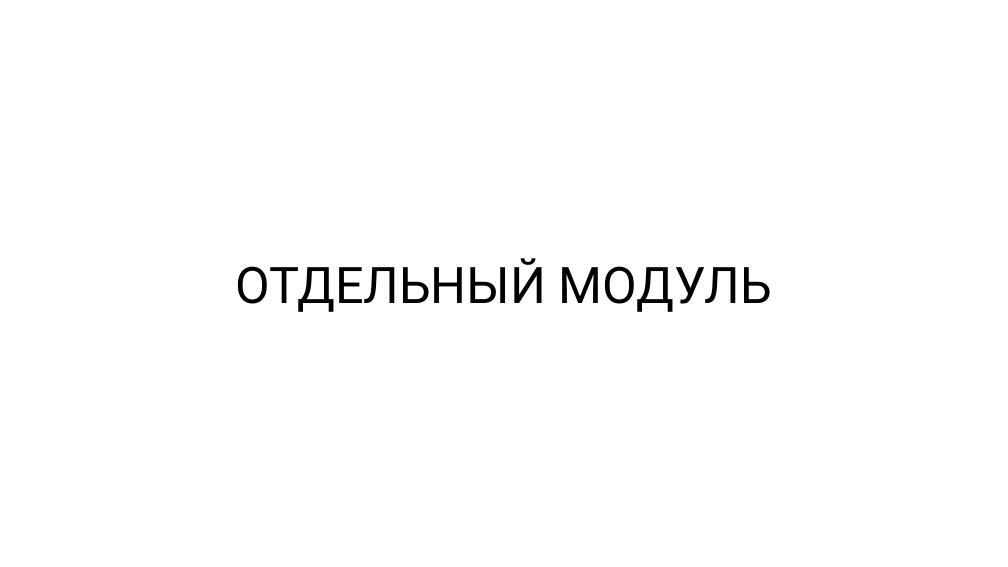
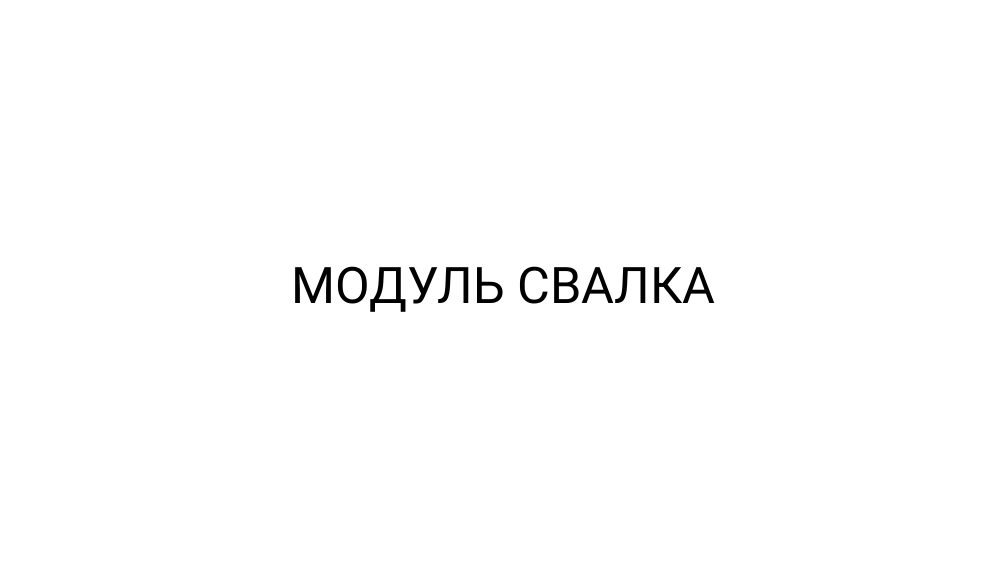
Before and after one commit to rkhaimov/brain-gym, a slide deck: slide 9 of Презентация.pptx (slide 10 before the commit). Drawn at 1008x567 pixels with LibreOffice and Linux fonts; fonts in the diff are those of the drawing. Boxes give left, top, right and bottom in pixels: in the first picture for what was removed or moved away, otherwise in the second. Text is boxed around its words. In the diff, an @@ line names an element or a change of style, - is before the commit and + after.

```diff
--- a/Презентация.pptx
+++ b/Презентация.pptx
@@ text at (x1=292, y1=266, x2=716, y2=312): text changed @@
-ОТДЕЛЬНЫЙ МОДУЛЬ
+МОДУЛЬ СВАЛКА
```
Also in this commit, not shown: 1 other slide changed, 2 slides added, 5 slides removed, 1 other file.
